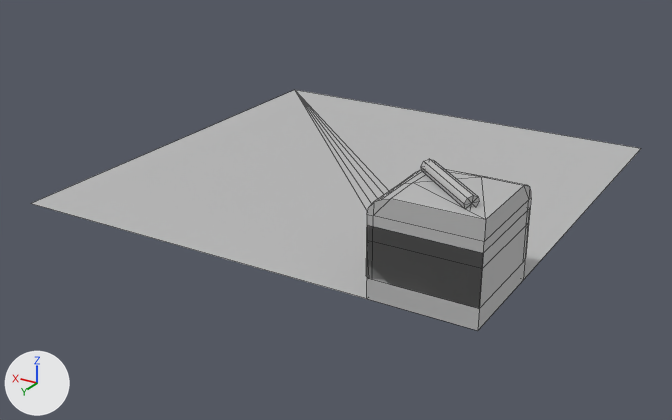
What one commit did to the FBX model Assets/3_Scena 3D/Meshes/Tiles/SM_Tile_Tip.fbx.
Camera for both pictures: a 50 mm lens placed at (0.0269, -0.0533, 0.0413), pointed at (0.0706, -0.1262, 0.0049). Every picture has the same lights, and +X, +Y and +Z are marked at lower left. Mesh edges are drawn as thin lines. Where no turn or scale is listed for an object, it has been applied to the vertices.

The first picture shows 'SM_Tile_Tips_Single1', 'SM_Tile_Tips_Single2'.
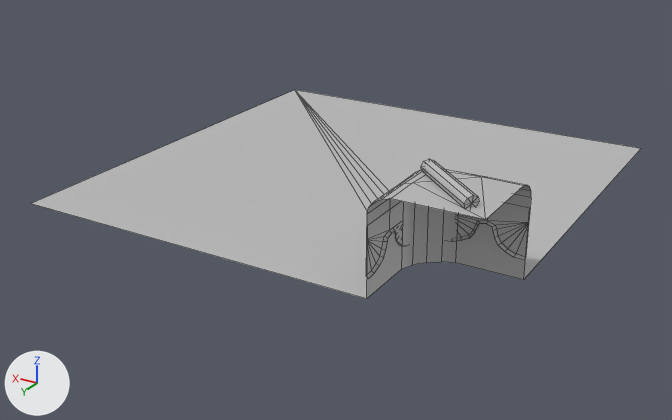
Where the newer file only moved an object's origin or applied its transform, the numbers keep the older frame.

Where the change shows, as pixel boxes (x1, y1, x2, y2) in the pictures (672 x 420 px):
'SM_Tile_Tips_Single2', reshaped (13% shorter)
    before: (31, 90, 641, 330)
    after: (31, 90, 641, 299)
'SM_Tile_Tips_Single1', reshaped (21% shorter)
    before: (366, 169, 531, 309)
    after: (366, 169, 531, 279)
part 1 of me_mesh_001, deleted
    before: (367, 209, 530, 330)
part 2 of me_mesh, deleted
    before: (366, 185, 531, 309)

The change, as a list of edits to the scene's bpy script:
```text
Change me_mesh_001:
    where me_mesh_001.from_pydata(...)  # 37 vertices, 38 faces; spans x 0.0..0.045, y -0.045..0.0, z -0.0086..0.0011
    used by ob_sm_tile_tips_single2; location = (0.04771, -0.10758, 0.01606)
    verts and faces of me_mesh_001; kept vertices keep their numbers, new ones are numbered from 37
    before: 0 (0.009, 0.0, -0.0086) at pixel (366, 298), 1 (0.009, 0.0, -0.0025) at pixel (367, 225), 2 (0.0, -0.009, -0.0086) at pixel (523, 279), 3 (0.0, -0.009, -0.0025) at pixel (529, 208), 4 (0.0, 0.0, -0.0025) at pixel (483, 253)
    before: 5 (0.0, 0.0, -0.0086) at pixel (477, 330)
    me_mesh_001 part 1
    add delete_vertices([4, 5])  # with the faces that use them
Change me_mesh:
    used by ob_sm_tile_tips_single1; location = (0.0702, -0.13008, 0.01264)
    remove me_mesh.from_pydata(...)  # 155 vertices, 156 faces; spans x -0.02248..-0.01332, y 0.01337..0.0225, z -0.00339..0.00341
    add me_mesh.from_pydata(...)  # 115 vertices, 108 faces; spans x -0.02248..-0.01332, y 0.01337..0.0225, z -0.00339..0.00341
    me_mesh part 2
    40 vertices are removed from x -0.02248..-0.01392, y 0.01392..0.0225, z -0.00339..0.00179
    48 faces are deleted
    remove me_mesh.materials.append(mat_lambert1)  # grey #bcbcbc
```
